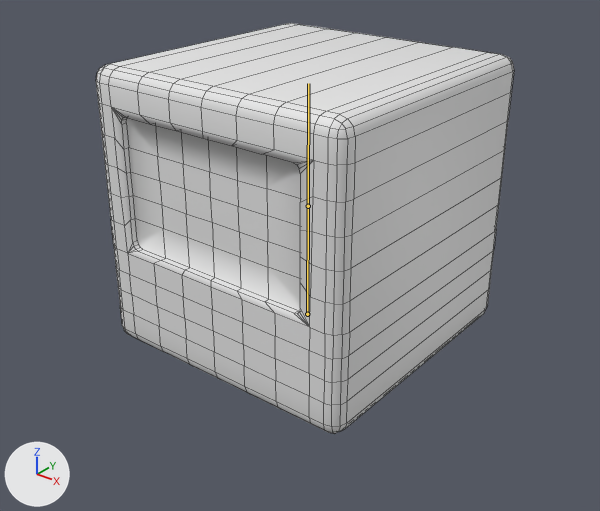
The FBX model Assets/Visual/FBX/Characters/Cube_Rect_Face.fbx as it was, and as the next commit left it.
Before and after are seen from a 50 mm lens placed at (1.57, -2.005, 1.034), pointed at (0.024, -0.072, -0.165). The lights are fixed; the arrows at lower left show +X, +Y and +Z. The bones that bend it are drawn over the model as lines. Mesh edges are drawn as thin lines.

Objects in the first picture: 'Body Rectangle Face'.
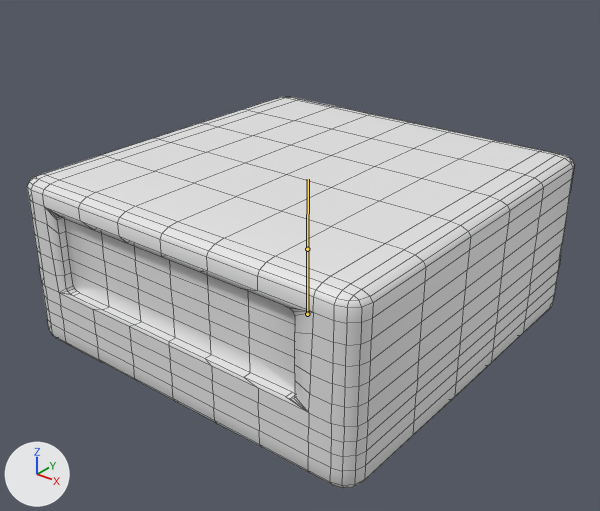
The newer file adds an action. The first version stands in its rest pose; the second is drawn at frame 12 of the action 'Armature.006|Squish Longer'.

What changed in the scene script:
```text
Change bone_bone:
    where bone_bone = bpy.data.objects['Armature.006'].pose.bones['Bone']
    bone_bone.scale: (1.0, 1.0, 1.0) -> (1.37, 0.62, 1.39)
```

Where the change shows, as pixel boxes (x1, y1, x2, y2) in the pictures (600 x 511 px):
'Body Rectangle Face', posed (31% wider)
    before: (96, 23, 514, 434)
    after: (27, 97, 575, 488)
bone 'Bone', root to tip
    before: (307, 314) to (308, 206)
    after: (307, 314) to (307, 249)
